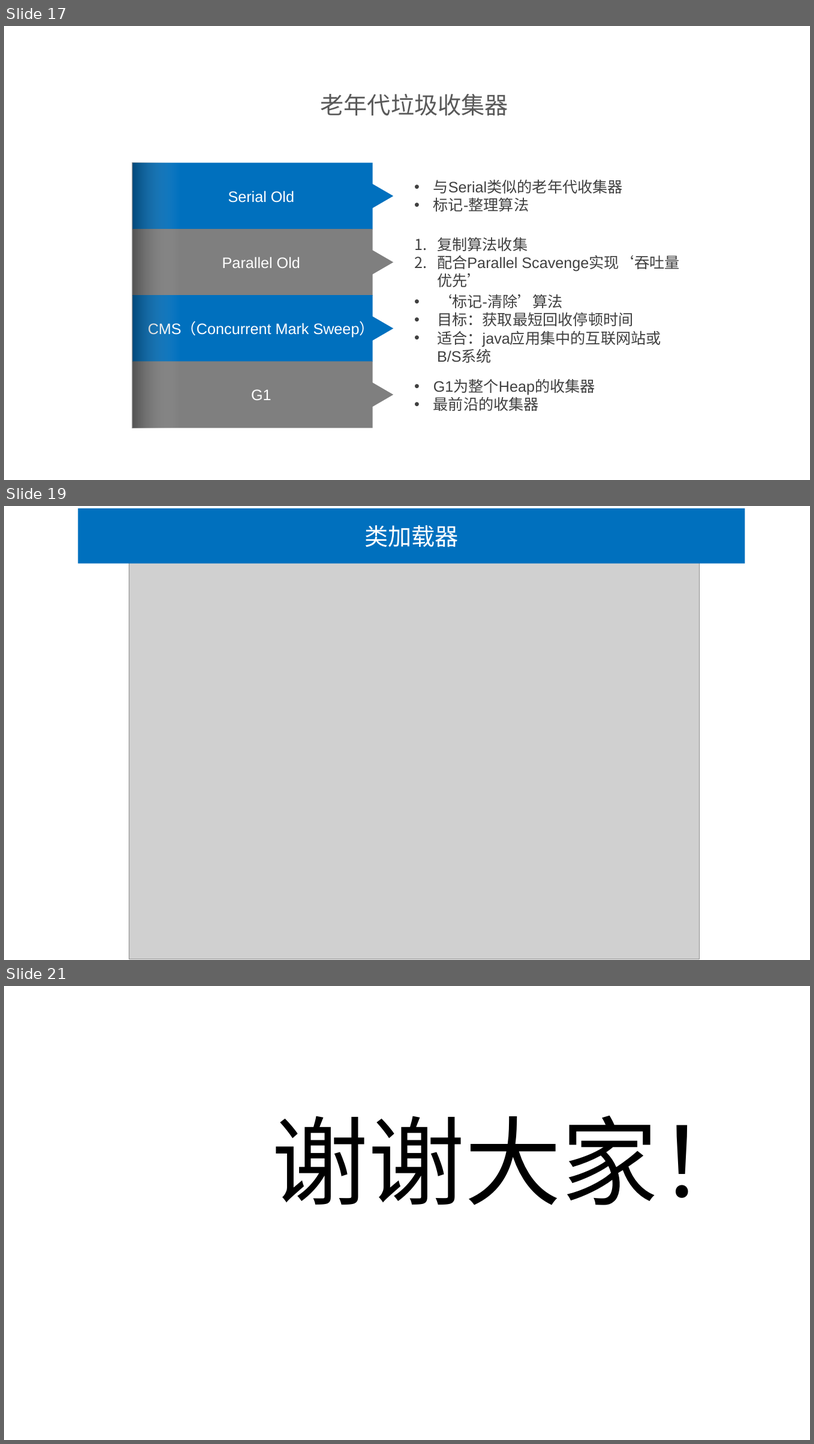
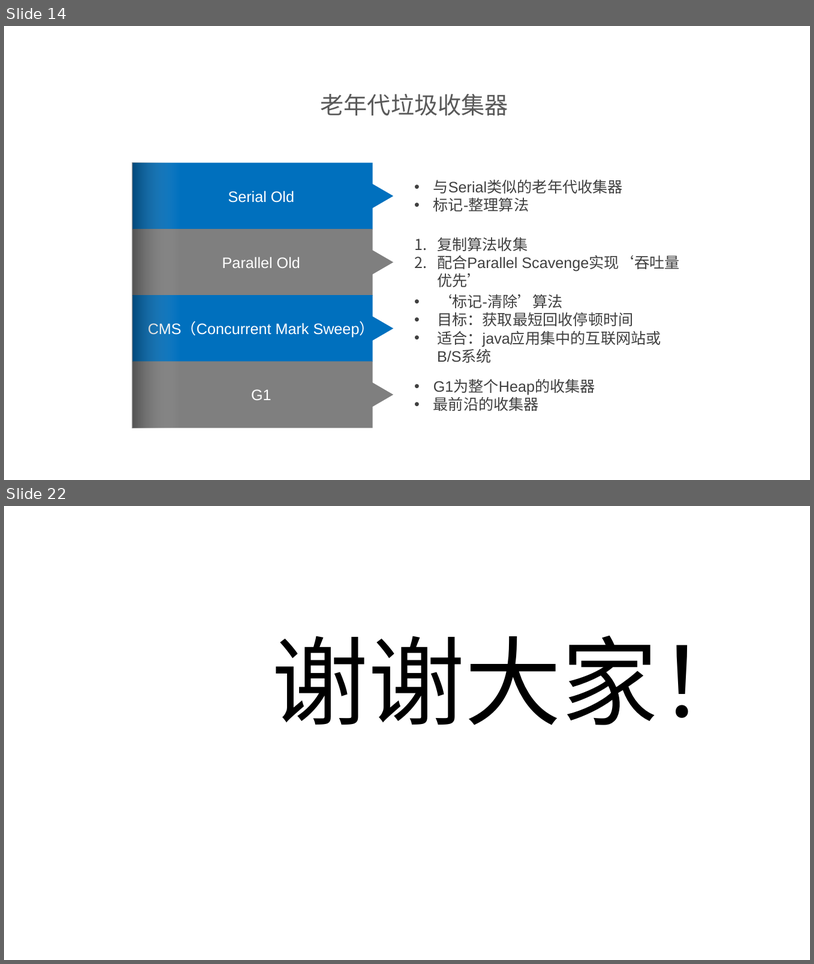
Before and after one commit to frinder6/my.doc, a slide deck: 深入理解Java虚拟机.pptx. Shown one above the other, each under a label of ours: slides 17, 19 and 21 before the commit, slides 14 and 22 after it; the slides between them are not shown. The pictures are 814x1444 and 814x964 pixels, drawn with LibreOffice and Linux fonts; fonts in the diff are those of the drawing; grey boxes stand for pictures; background and template pictures are left out. Boxes give left, top, right and bottom in pixels: in the first picture for what was removed or moved away, otherwise in the second. Text is boxed around its words. In the diff, an @@ line names an element or a change of style, - is before the commit and + after.

```diff
--- a/深入理解Java虚拟机.pptx
+++ b/深入理解Java虚拟机.pptx
@@ slide 19 removed at <box>4,506,810,960</box>, background #FFFFFF @@
@@ rectangle removed at <box>78,508,745,564</box> @@
-类加载器
@@ picture removed at <box>129,562,699,959</box> @@
@@ what was slide 17 is now slide 14 @@
@@ what was slide 21 is now slide 22 @@
```
Also in this commit, not shown: 1 slide changed, 8 slides added, 6 other slides removed, 1 other file.
